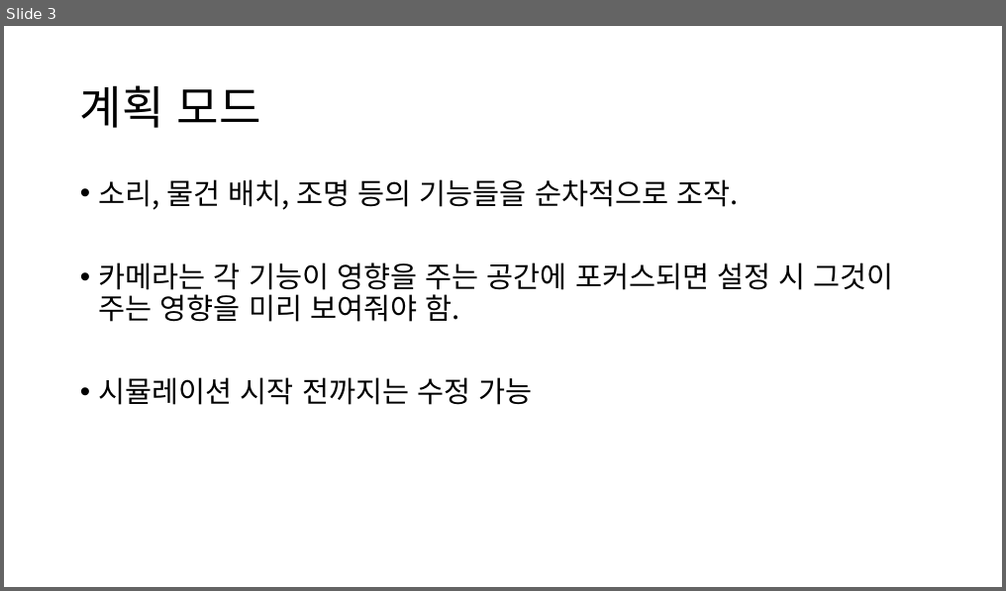
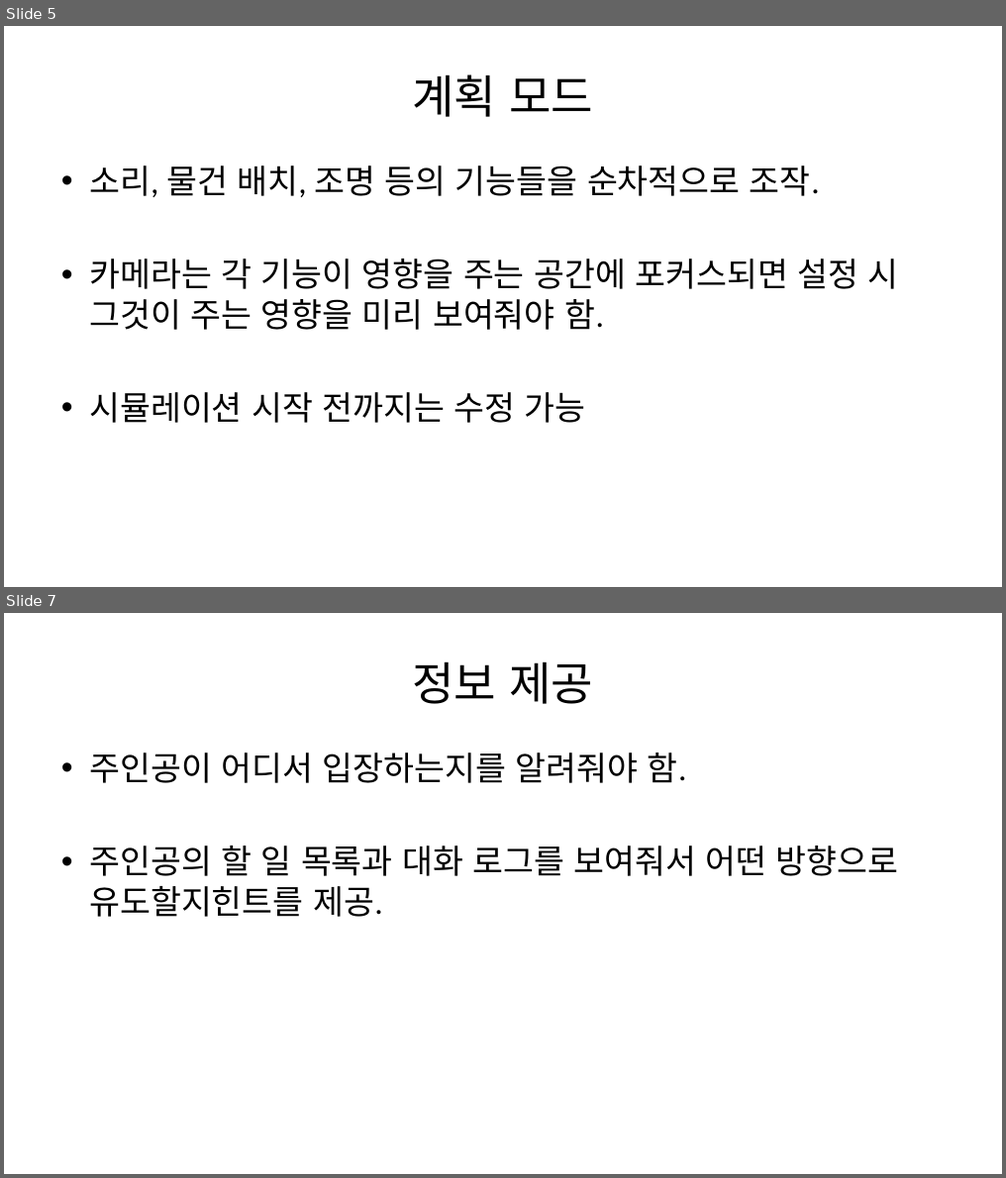
Before and after one commit to Penguin-God/Human_Doll_Play, a slide deck: 기획/문서/유도 시스템.pptx. Shown one above the other, each under a label of ours: slide 3 before the commit, slides 5 and 7 after it; the slides between them are not shown. The pictures are 1006x591 and 1006x1178 pixels, drawn with LibreOffice and Linux fonts; fonts in the diff are those of the drawing. Boxes give left, top, right and bottom in pixels: in the first picture for what was removed or moved away, otherwise in the second. Text is boxed around its words. In the diff, an @@ line names an element or a change of style, - is before the commit and + after.

```diff
--- a/기획/문서/유도 시스템.pptx
+++ b/기획/문서/유도 시스템.pptx
@@ slide 7 added at [4,613,1002,1174], background #FFFFFF @@
@@ title added at [412,662,593,704], 44 pt, text #000000 @@
+정보 제공
@@ text added at [89,753,899,917], 32 pt, text #000000 @@
+• 주인공이 어디서 입장하는지를 알려줘야 함.
+• 주인공의 할 일 목록과 대화 로그를 보여줘서 어떤 방향으로 유도할지힌트를 제공.
@@ what was slide 3 is now slide 5 @@
@@ slide 5 changed as well @@
@@ title "계획 모드": place and size @@
-title "계획 모드" at [80,85,261,128]
+title "계획 모드" at [412,75,593,117]
@@ title "계획 모드" at [412,75,593,117]: font Noto Sans CJK KR to Calibri; alignment left to centre; line spacing 0.9 to 1 @@
@@ text "소리, 물건 배치, 조명 등의 ...": place and size @@
-text "소리, 물건 배치, 조명 등의 ..." at [99,179,894,405]
+text "소리, 물건 배치, 조명 등의 ..." at [89,166,899,423]
@@ text "소리, 물건 배치, 조명 등의 ..." at [89,166,899,423]: size 28 to 32 pt, font Noto Sans CJK KR to Calibri; indent changed; line spacing 0.9 to 1; less space between paragraphs @@
```
Also in this commit, not shown: 5 other slides changed, 4 other slides added, 2 slides removed, 4 other files.
